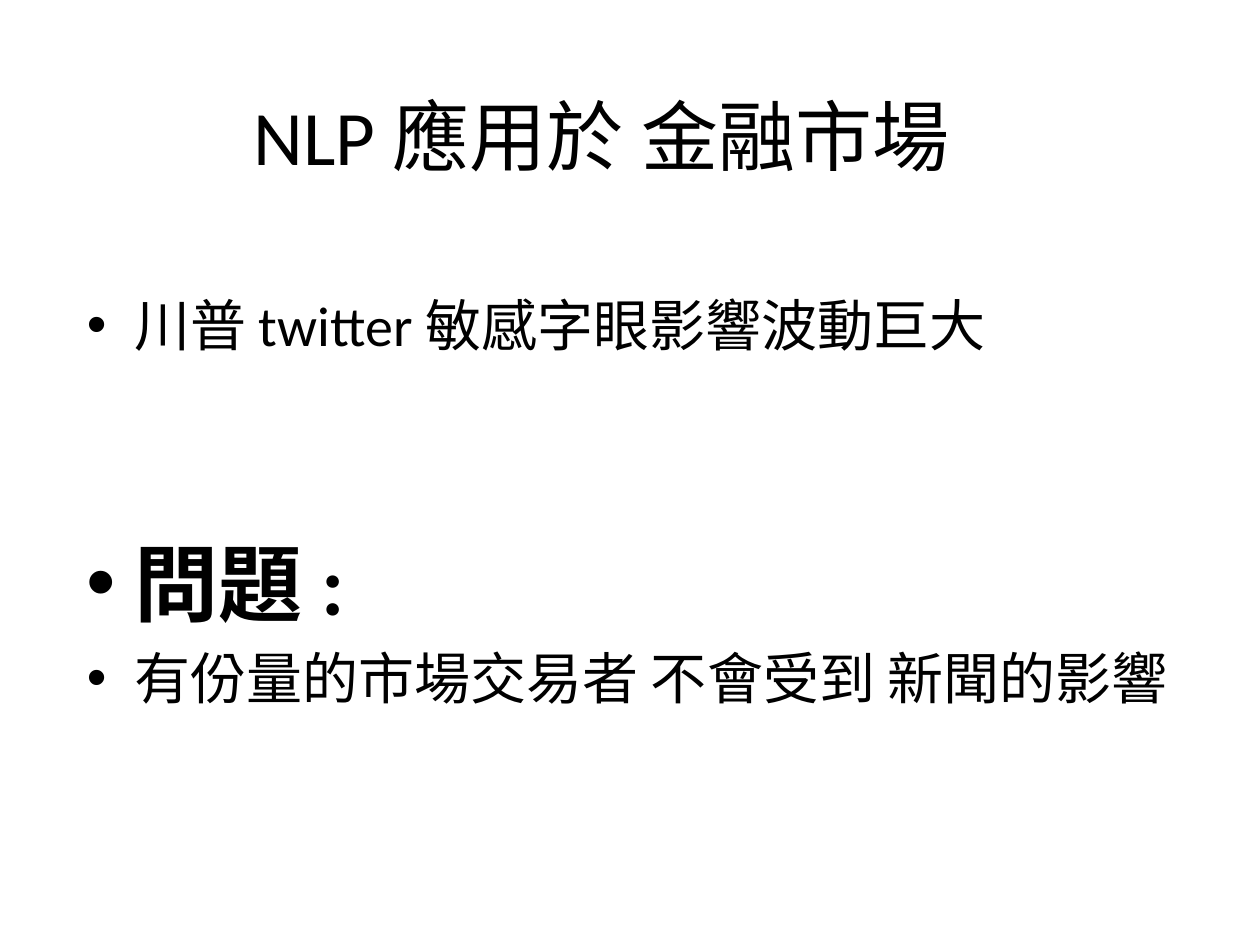
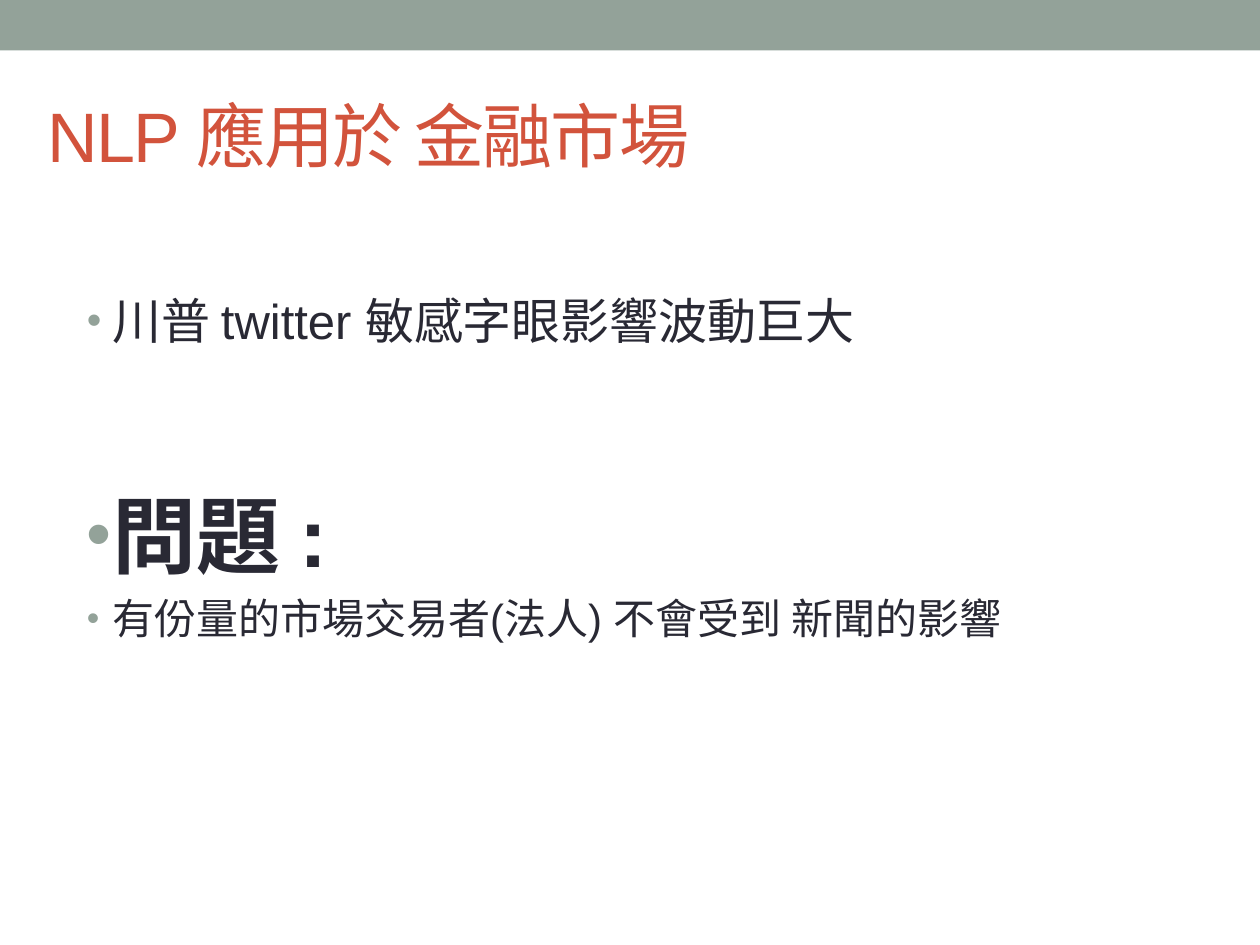
Before and after one commit to TengWeiHsu/2017ML_HW, a slide deck: slide 7 of Report_TingWei.pptx. Drawn at 1260x945 pixels with LibreOffice and Linux fonts; fonts in the diff are those of the drawing. Boxes give left, top, right and bottom in pixels: in the first picture for what was removed or moved away, otherwise in the second. Text is boxed around its words. In the diff, an @@ line names an element or a change of style, - is before the commit and + after.

```diff
--- a/Report_TingWei.pptx
+++ b/Report_TingWei.pptx
@@ rectangle added at (x1=0, y1=0, x2=1260, y2=50), fill #93A299 @@
@@ title "NLP 應用於 金融市場" at (x1=47, y1=102, x2=690, y2=168): size 44 to 40 pt, font Calibri to Arial, text colour #000000 to #D2533C, letter spacing 0 to -1 pt; alignment centre to left @@
@@ text at (x1=112, y1=297, x2=854, y2=575): size 32 to 28 pt in "川普 twitter 敏感字眼影響波動巨大"; font Calibri to Arial, text colour #000000 to #292934 in "川普 twitter 敏感字眼影響波動巨大", "問題 :"; indent changed @@
@@ text at (x1=112, y1=598, x2=1001, y2=643): text changed; size 32 to 24 pt; font Calibri to Arial; text colour #000000 to #292934 @@
-• 有份量的市場交易者 不會受到 新聞的影響
+• 有份量的市場交易者(法人) 不會受到 新聞的影響
```
Also in this commit, not shown: 6 other slides changed, 1 slide added.
